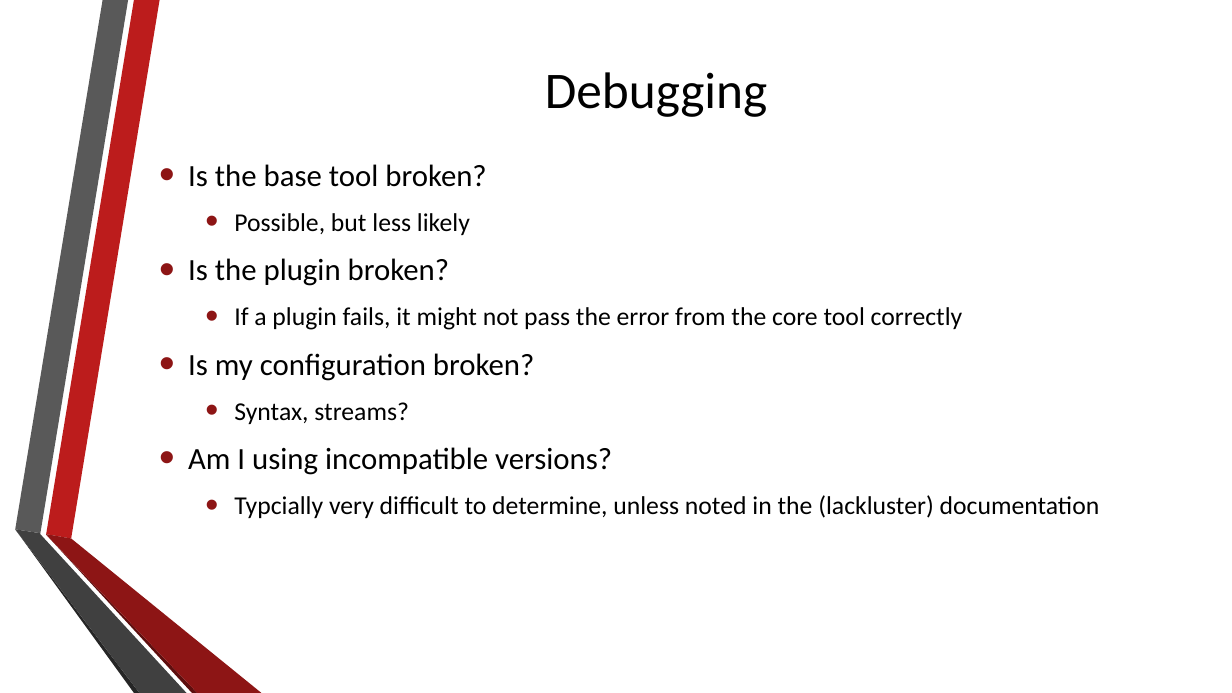
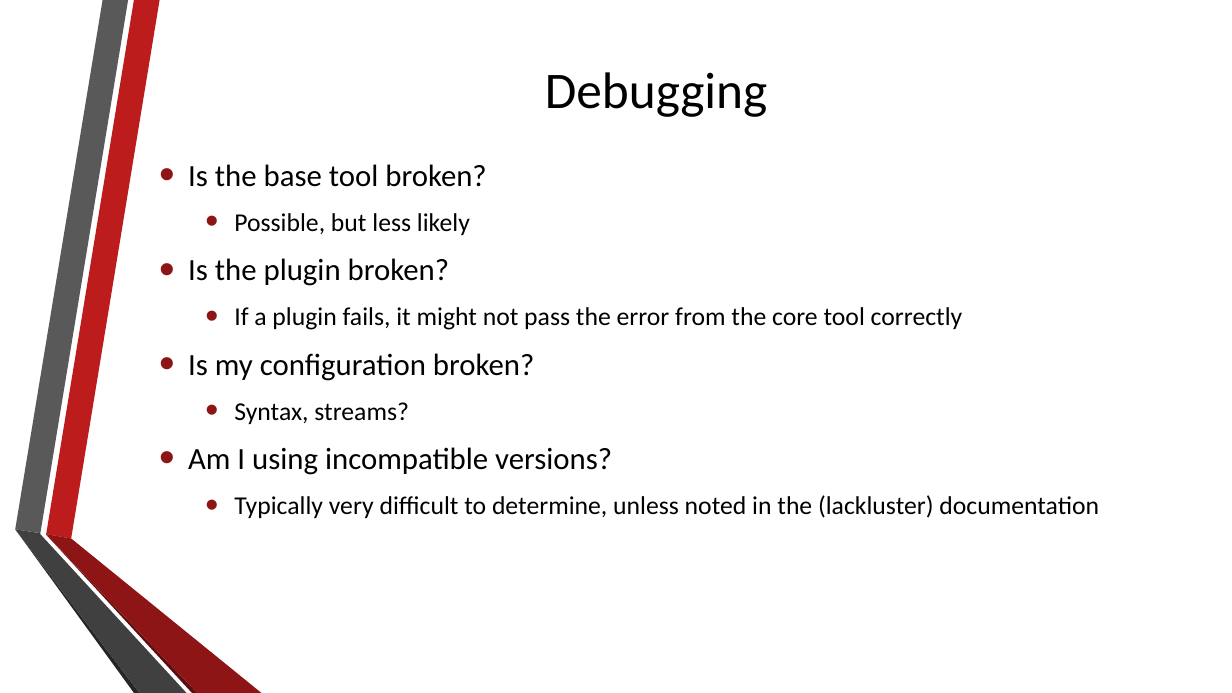
Before and after one commit to fyockm/npm-scripts, a slide deck: slide 5 of npm_scripts.pptx. Drawn at 1232x693 pixels with LibreOffice and Linux fonts; fonts in the diff are those of the drawing; background and template pictures are left out. Boxes give left, top, right and bottom in pixels: in the first picture for what was removed or moved away, otherwise in the second. Text is boxed around its words. In the diff, an @@ line names an element or a change of style, - is before the commit and + after.

```diff
--- a/npm_scripts.pptx
+++ b/npm_scripts.pptx
@@ text at (234,495,1099,518): text changed @@
-  • Typcially very difficult to determine, unless noted in the (lackluster) documentation
+  • Typically very difficult to determine, unless noted in the (lackluster) documentation
```
Also in this commit, not shown: 5 other slides changed, 18 other files.
